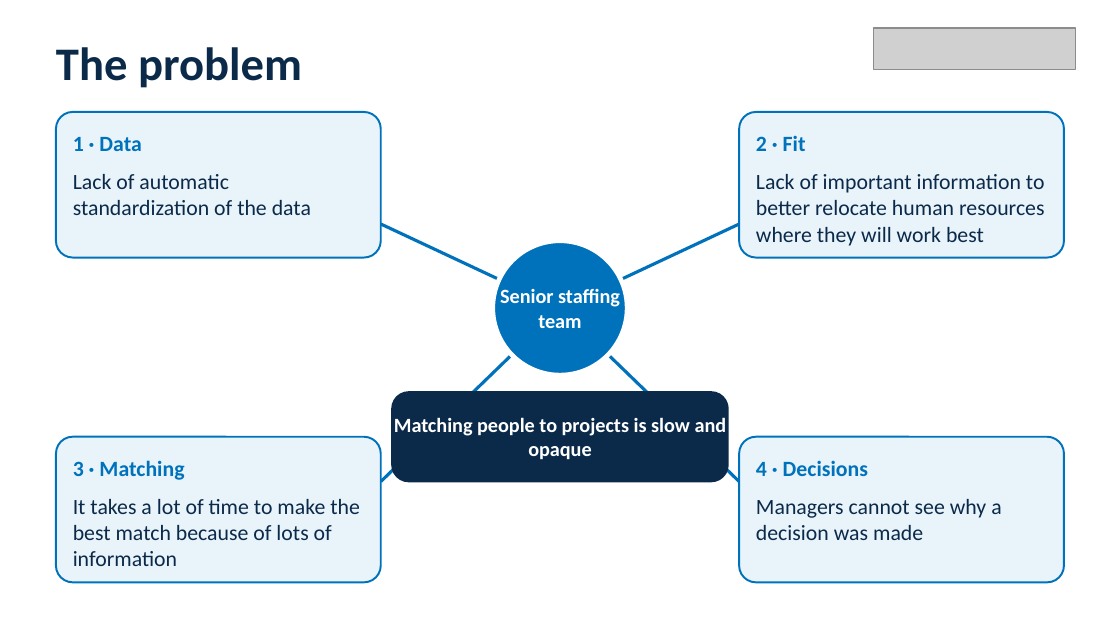
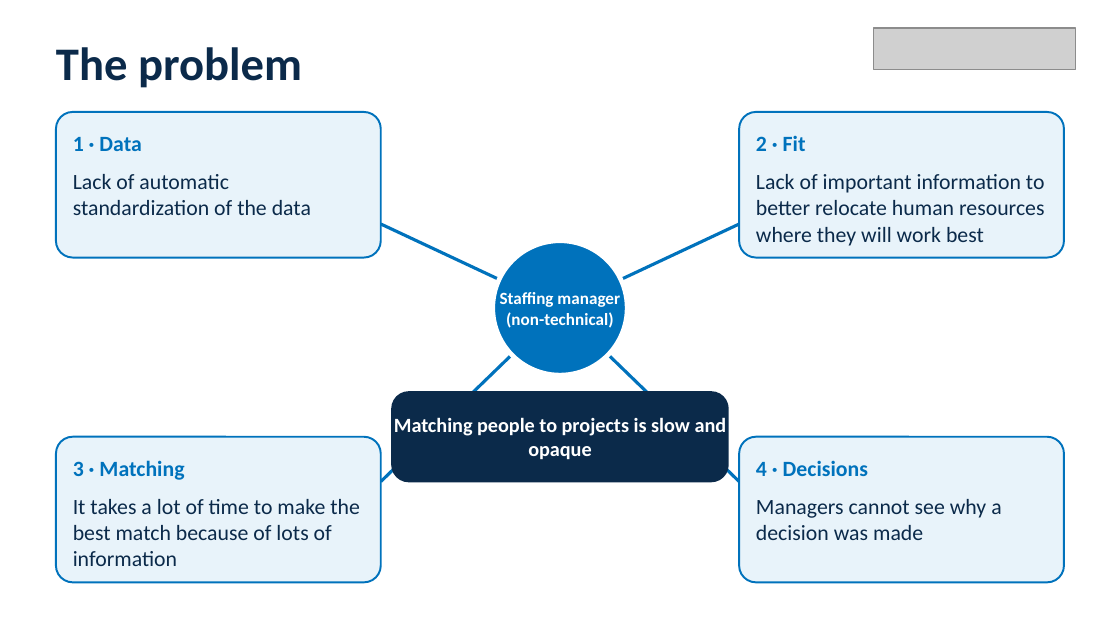
Before and after one commit to igagmol/hackaton-saturday, a slide deck: slide 2 of pitch/NTTDATA_pitch_deck.pptx. Drawn at 1120x630 pixels with LibreOffice and Linux fonts; fonts in the diff are those of the drawing; grey boxes stand for pictures. Boxes give left, top, right and bottom in pixels: in the first picture for what was removed or moved away, otherwise in the second. Text is boxed around its words. In the diff, an @@ line names an element or a change of style, - is before the commit and + after.

```diff
--- a/pitch/NTTDATA_pitch_deck.pptx
+++ b/pitch/NTTDATA_pitch_deck.pptx
@@ text at (x1=500, y1=292, x2=620, y2=328): text changed; size 13 to 11 pt @@
-Senior staffing team
+Staffing manager (non-technical)
```
Also in this commit, not shown: 1 other slide changed, 3 other files.
